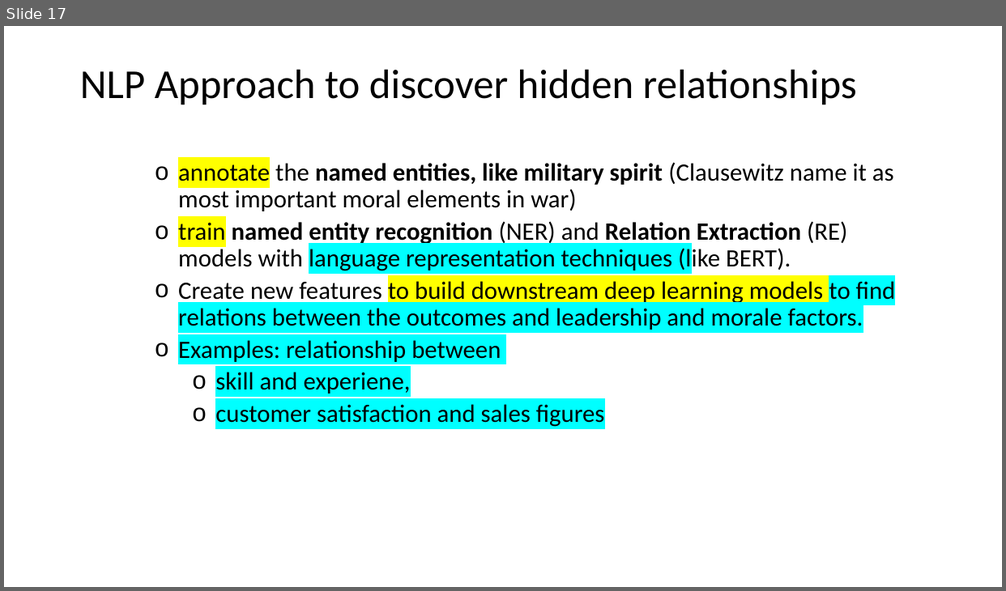
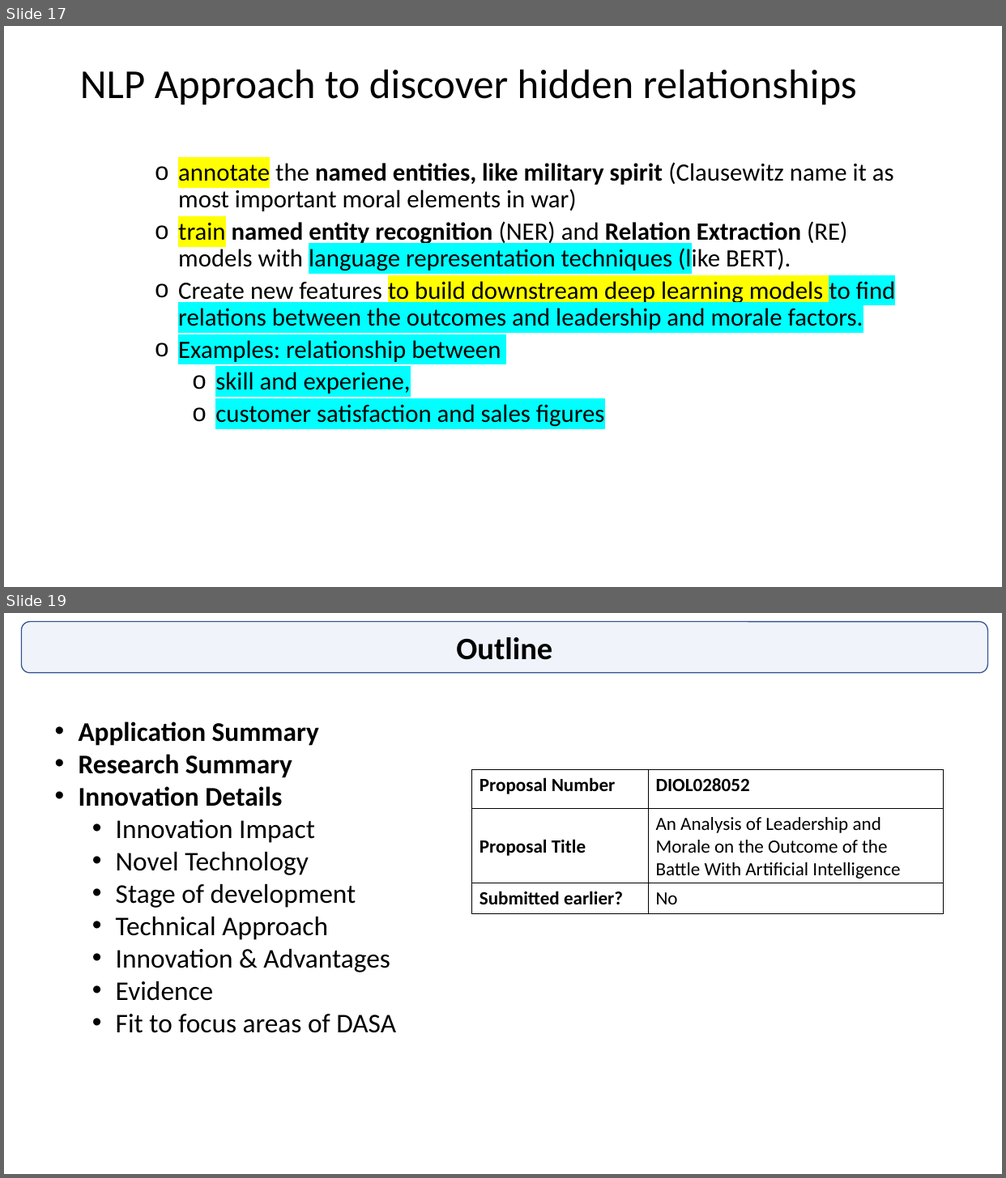
Before and after one commit to GurkanGitHub/PhD, a slide deck: PhD Discussion.pptx. Shown one above the other, each under a label of ours: slide 17 before the commit, slides 17 and 19 after it; the slides between them are not shown. The pictures are 1006x591 and 1006x1178 pixels, drawn with LibreOffice and Linux fonts; fonts in the diff are those of the drawing. Boxes give left, top, right and bottom in pixels: in the first picture for what was removed or moved away, otherwise in the second. Text is boxed around its words. In the diff, an @@ line names an element or a change of style, - is before the commit and + after.

```diff
--- a/PhD Discussion.pptx
+++ b/PhD Discussion.pptx
@@ slide 19 added at (x1=4, y1=613, x2=1002, y2=1174), background #FFFFFF @@
@@ rounded rectangle added at (x1=21, y1=622, x2=987, y2=673), fill #4472C4 at 8% opacity, outline #325491 1 pt, 30 pt, text #000000, bold @@
+Outline
@@ text added at (x1=79, y1=722, x2=396, y2=1033), 26 pt, text #000000 @@
+• Application Summary
+• Research Summary
+• Innovation Details
+  • Innovation Impact
+  • Novel Technology
+  • Stage of development
+  • Technical Approach
+  • Innovation & Advantages
+  • Evidence
+  • Fit to focus areas of DASA
@@ table added at (x1=472, y1=770, x2=944, y2=914), 3 rows, 2 columns @@
+Proposal Number | DIOL028052
+Proposal Title | An Analysis of Leadership and Morale on the Outcome of the Battle With Artificial Intelligence
+Submitted earlier? | No
```
Also in this commit, not shown: 4 slides changed, 7 other slides added, 4 slides removed, 8 other files.
